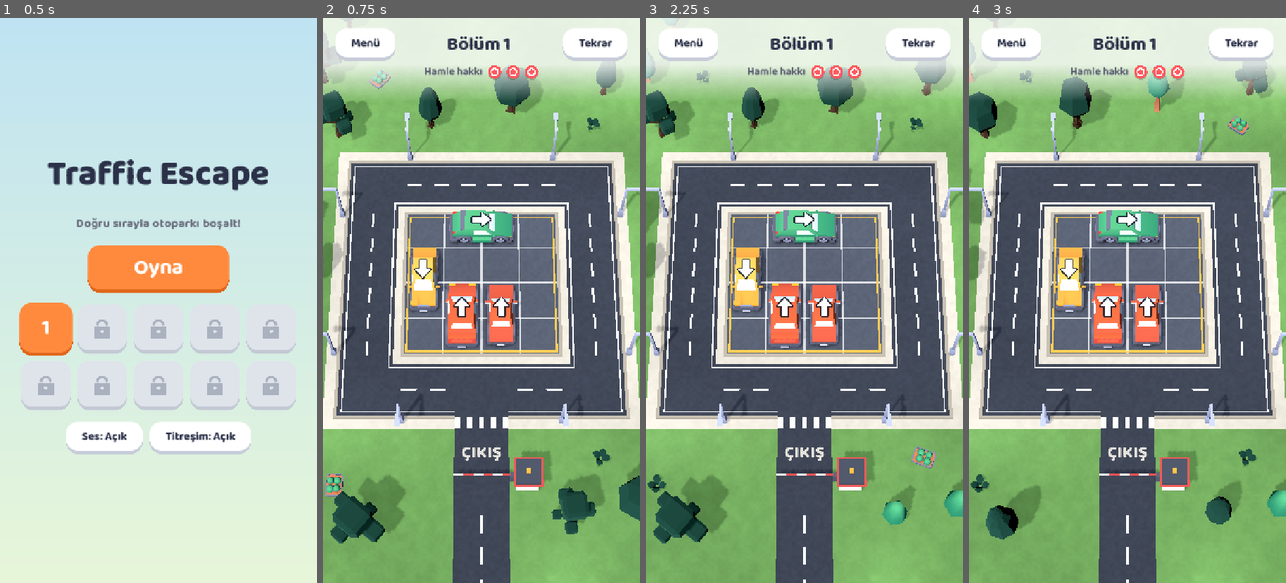
Above: before the commit, frames 1-4 (left to right).
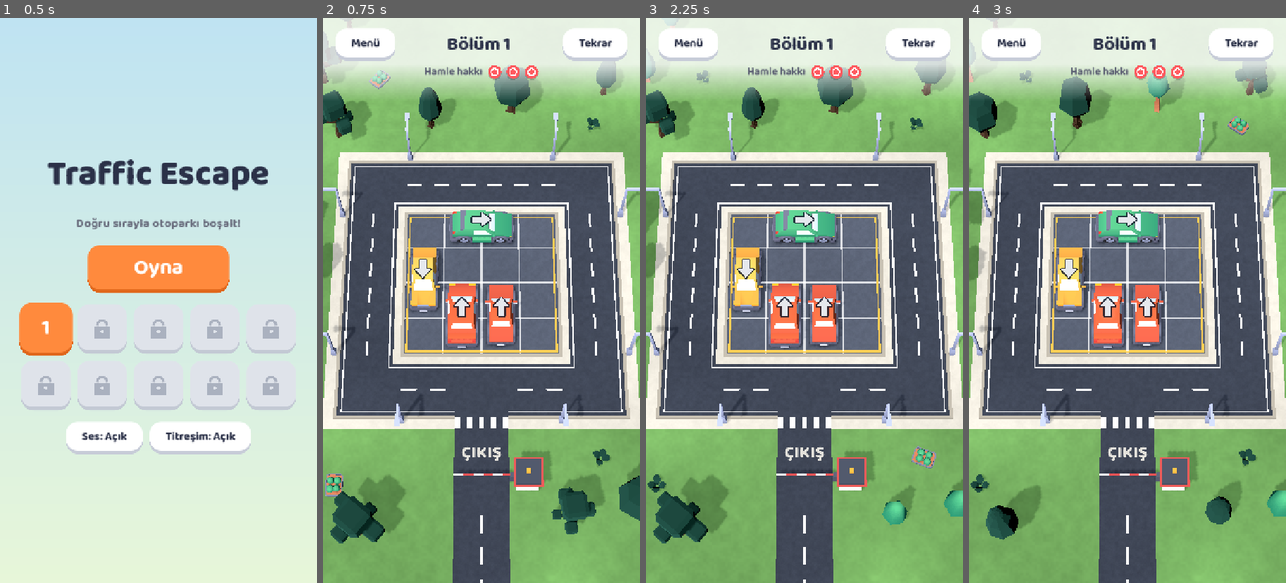
Above: after the commit, the same moments.

Repository: ismetcabbar9-oss/TRAFFIC-2D-
Game: Godot game, scene res://scenes/menu.tscn
The game is run twice, just before and just after one commit, with the same random seed, the same clock (stepped at 60 frames per second) and the same inputs.
Inputs:
- Up to frame 1 (0.5 s): no input
- Up to frame 2 (0.75 s): click "Oyna" at 0.5 s
- Up to frame 3 (2.25 s): click "Menü" at 1.25 s; click "Oyna" at 2 s
- Up to frame 4 (3 s): click "Tekrar" at 2.75 s

Frame 1 is identical in both runs. In frame 2, 0.3% of the frame differs, in the area x 29-59%, y 34-53%; in frame 3, 0.3%; in frame 4, 0.3%.

Commit message:
Arrow shimmer and idle hint for every level
- Roof arrows get a shader: a faint light band sweeps across the fill
  every few seconds with a soft breathing halo; each arrow has its own
  phase so they never pulse together. Arrows no longer move or scale
- Idle hint on all levels: after 7 s without a move (2.5 s on level 1)
  a car that can leave blinks its arrow warm yellow with a halo twice,
  repeating every 4 s while idle; level 1 keeps its text tip
- Arrow outline, fill and halo share one mesh (one draw call each)

Co-Authored-By: Claude Opus 5.5 <noreply@anthropic.com>
Claude-Session: https://claude.ai/code/session_01Njhua7qEJRBPdh769J1kf5

Diff:
--- a/scripts/game/game.gd
+++ b/scripts/game/game.gd
@@ -8,14 +8,18 @@
 @export var max_exit_wait := 3.0 ## never wait longer than this for cars to leave
 @export var lose_delay := 0.6 ## seconds between the final crash and the lose panel
 @export_range(0.0, 1.0) var horn_chance := 0.65 ## chance a bumped car honks back
-@export var hint_levels := 1 ## the first N levels show a hint when the player waits
-@export var hint_delay := 2.5 ## idle seconds before the hint appears
+## Hint: after this many idle seconds a car that can leave flashes its arrow.
+@export var hint_delay := 7.0
+@export var first_level_hint_delay := 2.5 ## quicker on the very first level
+@export var hint_repeat := 4.0 ## flash again this often while still idle
+@export var tutorial_levels := 1 ## the first N levels also show a text tip
 
 var session: GameSession
 var level_index := 0
 var vehicle_views := {} ## vehicle id -> VehicleView
 var obstacle_views := {} ## cell -> ObstacleView
 var _idle := 0.0
+var _next_hint := 0.0
 var _hinted_id := -1
 
 @onready var board: BoardView = $Board
@@ -105,21 +109,26 @@
 
 
 func _process(delta: float) -> void:
-	if level_index >= hint_levels or session == null or session.state != GameSession.State.PLAYING:
+	if session == null or session.state != GameSession.State.PLAYING:
 		return
 	_idle += delta
-	if _idle >= hint_delay and _hinted_id < 0:
-		var free := session.board.free_vehicles()
-		if not free.is_empty() and vehicle_views.has(free[0]):
-			_hinted_id = free[0]
-			vehicle_views[_hinted_id].set_hint(true)
+	if _idle < _next_hint:
+		return
+	_next_hint = _idle + hint_repeat
+	# Keep pointing at the same car while it can still leave.
+	var free := session.board.free_vehicles()
+	if not _hinted_id in free:
+		_hinted_id = free[0] if not free.is_empty() else -1
+	if vehicle_views.has(_hinted_id):
+		vehicle_views[_hinted_id].flash_hint()
+		if level_index < tutorial_levels:
 			hud.show_hint("Yolu açık bir arabaya dokun!")
 
 
+## Restarts the idle timer after the player acts (or a level starts).
 func _clear_hint() -> void:
 	_idle = 0.0
-	if _hinted_id >= 0 and vehicle_views.has(_hinted_id):
-		vehicle_views[_hinted_id].set_hint(false)
+	_next_hint = first_level_hint_delay if level_index == 0 else hint_delay
 	_hinted_id = -1
 	hud.hide_hint()
 
--- a/scripts/view/direction_arrow.gd
+++ b/scripts/view/direction_arrow.gd
@@ -1,42 +1,74 @@
 class_name DirectionArrow
 extends Node3D
-## Flat arrow pointing along +Z (the vehicle's driving direction), drawn white
-## with a dark outline so it reads on any car color. Unit size; scale to fit.
+## Flat arrow pointing along +Z (the vehicle's driving direction): a light fill
+## with a dark outline so it reads on any car color. A faint light band sweeps
+## across it now and then; `flash_hint` makes it blink warm yellow with a halo.
+## The arrow itself never moves. Unit size; scale to fit.
 
-@export var fill_color := Color(1, 1, 1, 0.95)
-@export var outline_color := Color(0.12, 0.14, 0.2, 0.85)
-@export var outline_width := 0.07
-
+const SHADER := preload("res://shaders/arrow.gdshader")
 const SHAPE := [
 	Vector2(0.0, 0.5), Vector2(0.4, 0.02), Vector2(0.16, 0.02), Vector2(0.16, -0.5),
 	Vector2(-0.16, -0.5), Vector2(-0.16, 0.02), Vector2(-0.4, 0.02),
 ]
+enum Layer { OUTLINE, FILL, HALO }
+
+@export var fill_color := Color(0.9, 0.91, 0.93, 0.96)
+@export var outline_color := Color(0.12, 0.14, 0.2, 0.85)
+@export var outline_width := 0.07
+
+var _material: ShaderMaterial
+var _hint_tween: Tween
 
 
 func _ready() -> void:
-	# Outline and fill share one mesh (vertex colors) so each arrow is one draw call.
+	# All layers share one mesh so each arrow stays a single draw call.
 	var st := SurfaceTool.new()
 	st.begin(Mesh.PRIMITIVE_TRIANGLES)
-	var outline := Geometry2D.offset_polygon(PackedVector2Array(SHAPE), outline_width, Geometry2D.JOIN_ROUND)
-	_add_polygon(st, outline[0], 0.0, outline_color)
-	_add_polygon(st, PackedVector2Array(SHAPE), 0.01, fill_color)
+	var shape := PackedVector2Array(SHAPE)
+	for halo in [[0.3, 0.22], [0.2, 0.4]]: # soft-ish glow from two rings
+		var ring := Geometry2D.offset_polygon(shape, halo[0], Geometry2D.JOIN_ROUND)[0]
+		_add_polygon(st, ring, -0.004, Color(1, 1, 1, halo[1]), Layer.HALO)
+	var outline := Geometry2D.offset_polygon(shape, outline_width, Geometry2D.JOIN_ROUND)[0]
+	_add_polygon(st, outline, 0.0, outline_color, Layer.OUTLINE)
+	_add_polygon(st, shape, 0.01, fill_color, Layer.FILL)
 
-	var material := StandardMaterial3D.new()
-	material.vertex_color_use_as_albedo = true
-	material.shading_mode = BaseMaterial3D.SHADING_MODE_UNSHADED
-	material.transparency = BaseMaterial3D.TRANSPARENCY_ALPHA
-	material.cull_mode = BaseMaterial3D.CULL_DISABLED
+	_material = ShaderMaterial.new()
+	_material.shader = SHADER
+	_material.set_shader_parameter("phase", randf() * 10.0)
 
 	var mi := MeshInstance3D.new()
 	mi.name = "Arrow"
 	mi.mesh = st.commit()
-	mi.material_override = material
+	mi.material_override = _material
 	mi.cast_shadow = GeometryInstance3D.SHADOW_CASTING_SETTING_OFF
 	add_child(mi)
 
 
-func _add_polygon(st: SurfaceTool, points: PackedVector2Array, y: float, color: Color) -> void:
-	var indices := Geometry2D.triangulate_polygon(points)
-	for i in indices:
+## Two quick warm blinks with a halo: a brief nudge toward this car.
+func flash_hint() -> void:
+	if _hint_tween:
+		_hint_tween.kill()
+	_hint_tween = create_tween()
+	for i in 2:
+		_hint_tween.tween_method(_set_hint, 0.0, 1.0, 0.12).set_ease(Tween.EASE_OUT)
+		_hint_tween.tween_method(_set_hint, 1.0, 0.15, 0.22).set_ease(Tween.EASE_IN)
+	_hint_tween.tween_method(_set_hint, 0.15, 0.0, 0.35)
+
+
+func clear_hint() -> void:
+	if _hint_tween:
+		_hint_tween.kill()
+		_hint_tween = null
+	_set_hint(0.0)
+
+
+func _set_hint(amount: float) -> void:
+	if _material:
+		_material.set_shader_parameter("hint", amount)
+
+
+func _add_polygon(st: SurfaceTool, points: PackedVector2Array, y: float, color: Color, layer: Layer) -> void:
+	for i in Geometry2D.triangulate_polygon(points):
 		st.set_color(color)
+		st.set_uv(Vector2(layer, 0))
 		st.add_vertex(Vector3(points[i].x, y, points[i].y))
--- a/scripts/view/vehicle_view.gd
+++ b/scripts/view/vehicle_view.gd
@@ -38,15 +38,13 @@
 var _fx: Node3D ## world-space parent for effects that outlive their position
 var _body: Node3D ## pivot for model + arrow; nudged without moving the car
 var _model: Node3D
-var _arrow: Node3D
+var _arrow: DirectionArrow
 var _pick_body: StaticBody3D
 var _home := Vector3.ZERO
 var _tween: Tween
 var _nudge_tween: Tween
-var _hint_tween: Tween
 var _squash_tween: Tween
 var _wheels: Array[Node3D] = []
-var _arrow_base_scale := Vector3.ONE
 
 var _route: Curve3D
 var _route_pos := 0.0
@@ -136,17 +134,9 @@
 		.set_trans(Tween.TRANS_BACK).set_ease(Tween.EASE_OUT)
 
 
-## Bounces the roof arrow to point the player at this car (tutorial hint).
-func set_hint(on: bool) -> void:
-	if _hint_tween:
-		_hint_tween.kill()
-		_hint_tween = null
-	var base := _arrow_base_scale
-	_arrow.scale = base
-	if on:
-		_hint_tween = create_tween().set_loops()
-		_hint_tween.tween_property(_arrow, "scale", base * 1.45, 0.35).set_trans(Tween.TRANS_SINE)
-		_hint_tween.tween_property(_arrow, "scale", base, 0.35).set_trans(Tween.TRANS_SINE)
+## Briefly lights up the roof arrow to point the player at this car.
+func flash_hint() -> void:
+	_arrow.flash_hint()
 
 
 ## Small knock when something bumps into this car.
@@ -164,7 +154,7 @@
 ## Leaves the lot along the board's exit route and frees itself off screen.
 func play_exit() -> void:
 	_kill_tween()
-	set_hint(false)
+	_arrow.clear_hint()
 	_arrow.visible = false
 	_pick_body.queue_free()
 	_route = _board.exit_route(position, dir)
@@ -312,8 +302,7 @@
 func _add_arrow(cell_size: float, roof: float) -> void:
 	_arrow = ARROW_SCENE.instantiate()
 	_arrow.position.y = roof + 0.04
-	_arrow_base_scale = Vector3.ONE * cell_size * 0.5
-	_arrow.scale = _arrow_base_scale
+	_arrow.scale = Vector3.ONE * cell_size * 0.5
 	_body.add_child(_arrow)
 
 
--- /dev/null
+++ b/shaders/arrow.gdshader
@@ -0,0 +1,41 @@
+// Roof arrow: a soft light band sweeps across the fill now and then (each
+// arrow on its own phase), and `hint` turns it warm yellow with a halo.
+// Layers come from UV.x: 0 = outline, 1 = fill, 2 = halo.
+shader_type spatial;
+render_mode unshaded, cull_disabled, depth_draw_never;
+
+uniform float phase = 0.0; // seconds; spreads the sweeps between arrows
+uniform float period = 3.6; // seconds between two sweeps
+uniform float sweep_time = 0.9; // how long one sweep takes
+uniform float shine_strength = 1.0;
+uniform float glow_strength = 0.2; // faint halo that breathes with each sweep
+uniform float hint : hint_range(0.0, 1.0) = 0.0;
+uniform vec3 hint_color : source_color = vec3(1.0, 0.8, 0.22);
+
+varying vec3 local_pos;
+varying float layer;
+
+void vertex() {
+	local_pos = VERTEX;
+	layer = UV.x;
+}
+
+void fragment() {
+	float t = mod(TIME + phase, period) / sweep_time; // 0..1 while sweeping
+	float band_pos = mix(-0.9, 1.0, t);
+	float d = (local_pos.z + local_pos.x * 0.45) - band_pos;
+	float shine = t < 1.0 ? exp(-d * d / 0.012) : 0.0;
+	float breath = t < 1.0 ? sin(t * PI) : 0.0;
+
+	if (layer > 1.5) {
+		ALBEDO = mix(vec3(1.0, 0.97, 0.88), hint_color, hint);
+		ALPHA = COLOR.a * max(hint, breath * glow_strength);
+	} else if (layer > 0.5) {
+		vec3 base = mix(COLOR.rgb, hint_color, hint);
+		ALBEDO = base + vec3(0.1, 0.09, 0.06) * shine * shine_strength * (1.0 - hint);
+		ALPHA = COLOR.a;
+	} else {
+		ALBEDO = mix(COLOR.rgb, COLOR.rgb * 0.6 + hint_color * 0.25, hint);
+		ALPHA = COLOR.a;
+	}
+}
Not shown, added: shaders/arrow.gdshader.uid
